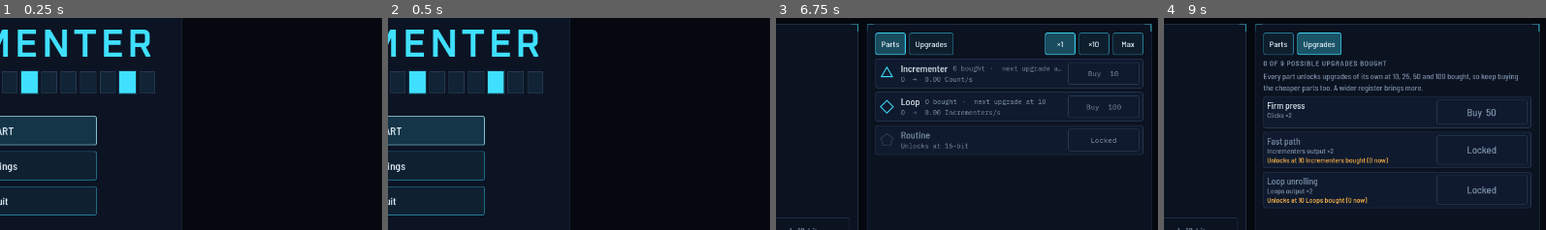
Above: before the commit, frames 1-4 (left to right).
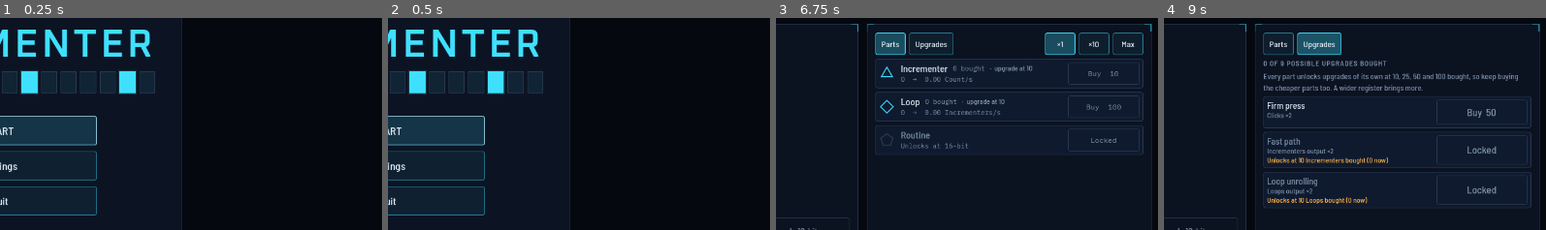
Above: after the commit, the same moments.

Repository: MrM1y4g1/Incrementer
Game: Godot game, scene res://ui/main.tscn
Two runs of this game, one before a commit and one after it. Both use one fixed random seed, a clock stepped at 60 frames per second and the inputs below.
Inputs:
- Up to frame 1 (0.25 s): no input
- Up to frame 2 (0.5 s): no input
- Up to frame 3 (6.75 s): click "START" at 0.5 s; click "INCREMENT +1" at 1.25 s; click "Parts" at 2 s; click "Upgrades" at 2.75 s; click "×1" at 3.5 s; click "×10" at 4.25 s; click "Max" at 5 s; click "Stats" at 5.75 s; click "Got it" at 6.5 s
- Up to frame 4 (9 s): click "INCREMENT +1" at 7.25 s; click "Parts" at 8 s; click "Upgrades" at 8.75 s
The pictures show only the part of the screen within x 50-100%, y 24-74%; the shares and areas given below are measured in that part.

Frames 1-2 are identical in both runs. In frame 3, 0.5% of the frame differs, in the area x 48-75%, y 22-42%; in frame 4, nothing differs.

Commit message:
Heat the screen only above the bonus pace, and shorten the part upgrade hint
Gentle clicking tinted the screen red without any bonus or message. The red
now starts where the bonus does. "next upgrade at 100" was cut off on parts
with three-digit counts; it reads "upgrade at 100" in the narrower body font.

Co-Authored-By: Claude Opus 5.5 <noreply@anthropic.com>

Diff:
--- a/ui/charge_display.gd
+++ b/ui/charge_display.gd
@@ -195,15 +195,17 @@
 	return Palette.AMBER.lerp(Palette.HEAT, clampf((_charge - Formulas.CHARGE_FROM) / (1.0 - Formulas.CHARGE_FROM) * 1.3, 0.0, 1.0))
 
 
-## Reddens the background, the glow behind the panels and the panels' frames with the charge.
+## Reddens the background, the glow behind the panels and the panels' frames as the charge rises past
+## Formulas.CHARGE_FROM, where the bonus starts, so clicking at an easy pace leaves the screen alone.
 func _heat() -> void:
+	var level := clampf((_charge - Formulas.CHARGE_FROM) / (1.0 - Formulas.CHARGE_FROM), 0.0, 1.0)
 	if background != null:
-		background.color = Palette.VOID.lerp(Palette.HEAT, _charge * 0.26)
+		background.color = Palette.VOID.lerp(Palette.HEAT, level * 0.3)
 	if glow != null:
-		glow.modulate.a = pow(_charge, 1.3) * 0.85
+		glow.modulate.a = pow(level, 1.2) * 0.95
 		glow.visible = glow.modulate.a > 0.0
 	# In steps, so the frames don't redraw for changes nobody can see.
-	var heat := snappedf(_charge, 0.02)
+	var heat := snappedf(level, 0.02)
 	for frame: FramePanel in frames:
 		frame.heat = heat
 
--- a/ui/layer_row.gd
+++ b/ui/layer_row.gd
@@ -44,10 +44,9 @@
 	_bought_label.add_theme_color_override("font_color", Palette.MUTED)
 	_bought_label.size_flags_vertical = Control.SIZE_SHRINK_CENTER
 	title.add_child(_bought_label)
-	# Clipped, so a long hint never pushes the buy button.
+	# Clipped, so a long hint never pushes the buy button, and in the narrower body font, to fit "upgrade at 100".
 	_upgrade_label = Label.new()
-	_upgrade_label.add_theme_font_override("font", Fonts.mono())
-	_upgrade_label.add_theme_font_size_override("font_size", 11)
+	_upgrade_label.add_theme_font_size_override("font_size", 12)
 	_upgrade_label.size_flags_horizontal = Control.SIZE_EXPAND_FILL
 	_upgrade_label.size_flags_vertical = Control.SIZE_SHRINK_CENTER
 	_upgrade_label.clip_text = true
@@ -100,7 +99,7 @@
 		_upgrade_label.text = "·  new upgrade"
 		_upgrade_label.add_theme_color_override("font_color", Palette.AMBER)
 	else:
-		_upgrade_label.text = "·  next upgrade at %d" % next.requires_bought
+		_upgrade_label.text = "·  upgrade at %d" % next.requires_bought
 		_upgrade_label.add_theme_color_override("font_color", Palette.MUTED)
 
 	var owned := state.layer_amount[index]
